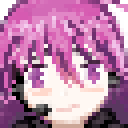
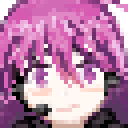
Before/after of a 128 x 128 layered artwork. What changed in the layer stack:
painted on "Layer 3" over box(20, 52, 88, 68)
painted on "eyebrow" over box(20, 44, 96, 64)
painted on "lash" over box(20, 44, 112, 104)
removed layer "EyeShadow" from group "Eye" over box(24, 64, 108, 88)
removed layer "EyePuple" from group "Eye" over box(28, 64, 100, 88)
